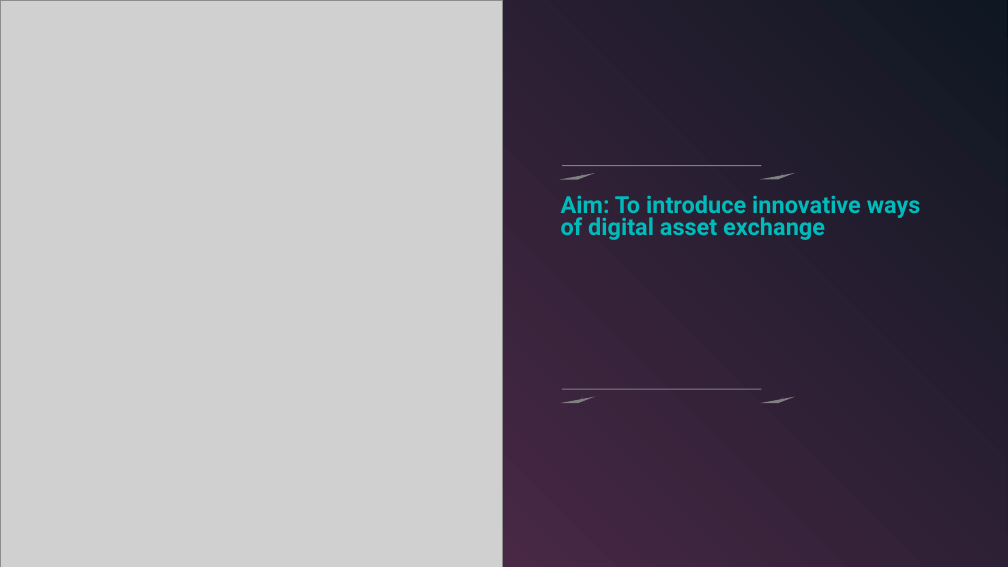
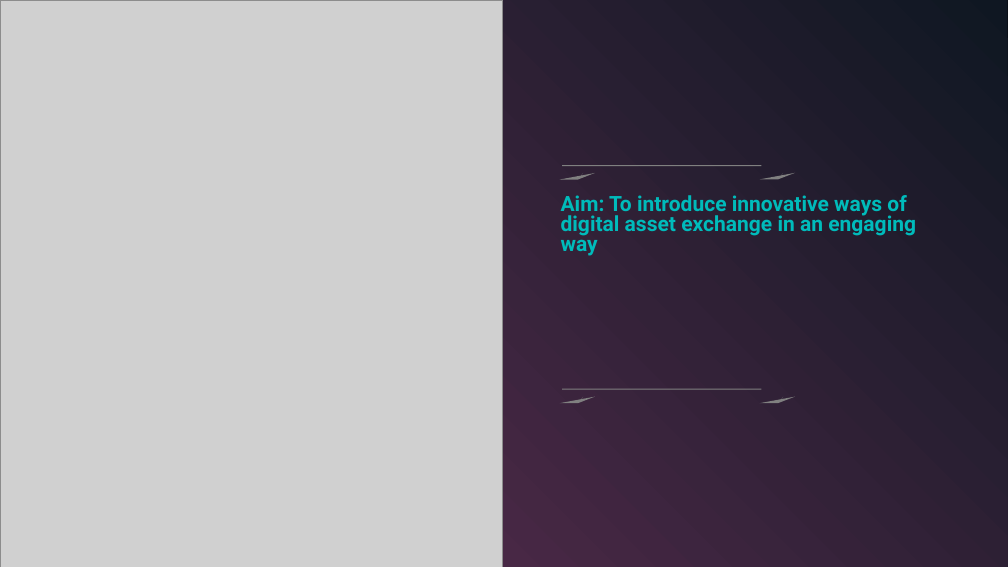
Before and after one commit to asotirov/dorahacks-berlin-hackaton-xnft, a slide deck: slide 3 of presentation.ppt. Drawn at 1008x567 pixels with LibreOffice and Linux fonts; fonts in the diff are those of the drawing; grey boxes stand for pictures. Boxes give left, top, right and bottom in pixels: in the first picture for what was removed or moved away, otherwise in the second. Text is boxed around its words. In the diff, an @@ line names an element or a change of style, - is before the commit and + after.

```diff
--- a/presentation.ppt
+++ b/presentation.ppt
@@ text at (561,195,916,256): text changed; size 22.4 to 20 pt @@
-Aim: To introduce innovative ways of digital asset exchange
+Aim: To introduce innovative ways of digital asset exchange in an engaging way
```
Also in this commit, not shown: 10 other slides changed, 8 slides added, 7 slides removed.
